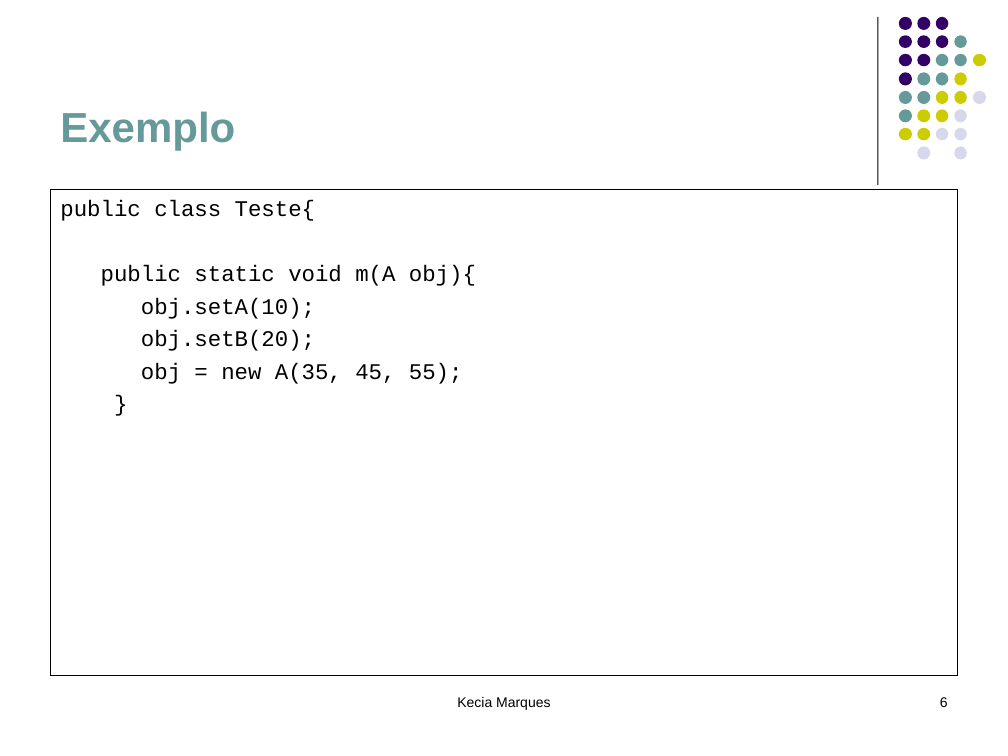
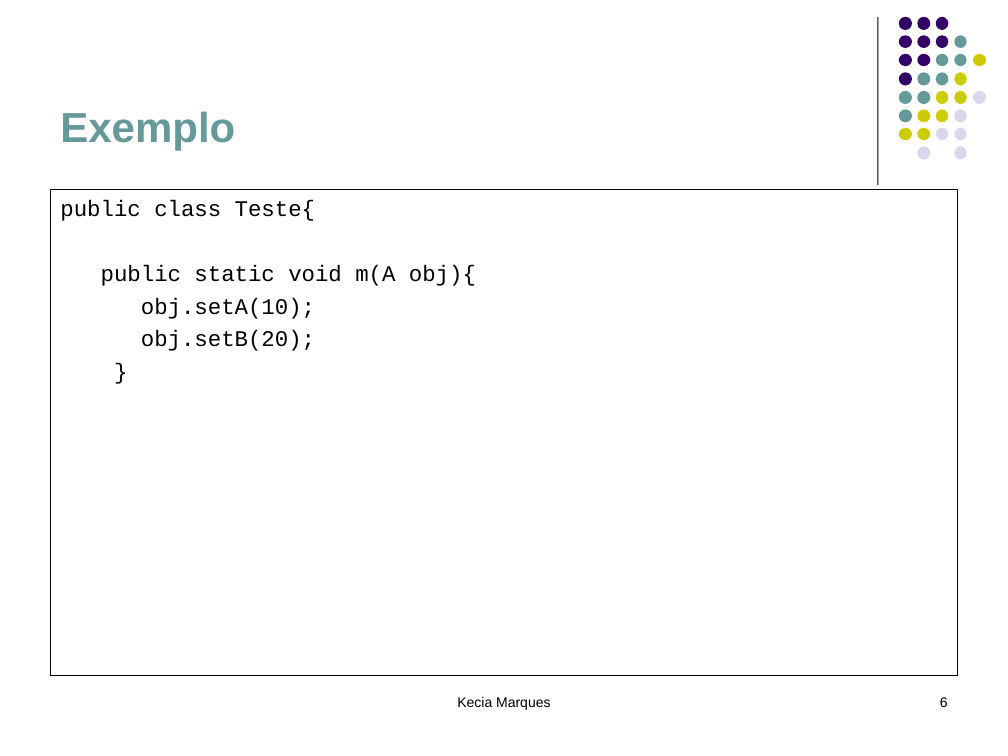
Before and after one commit to eduardocunha11/firstblog, a slide deck: slide 6 of aulas/poo/5.Associação entre Objetos.ppt. Drawn at 1008x756 pixels with LibreOffice and Linux fonts; fonts in the diff are those of the drawing. Boxes give left, top, right and bottom in pixels: in the first picture for what was removed or moved away, otherwise in the second. Text is boxed around its words. In the diff, an @@ line names an element or a change of style, - is before the commit and + after.

```diff
--- a/aulas/poo/5.Associação entre Objetos.ppt
+++ b/aulas/poo/5.Associação entre Objetos.ppt
@@ text at bbox=[141, 363, 463, 384]: paragraph removed @@
-obj = new A(35, 45, 55);
```
Also in this commit, not shown: 5 other files.
